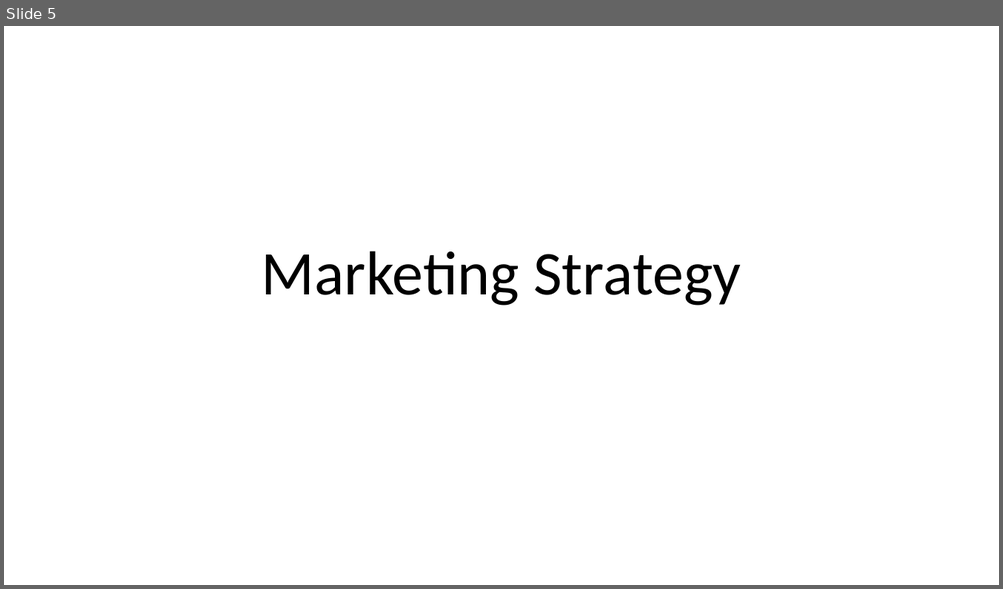
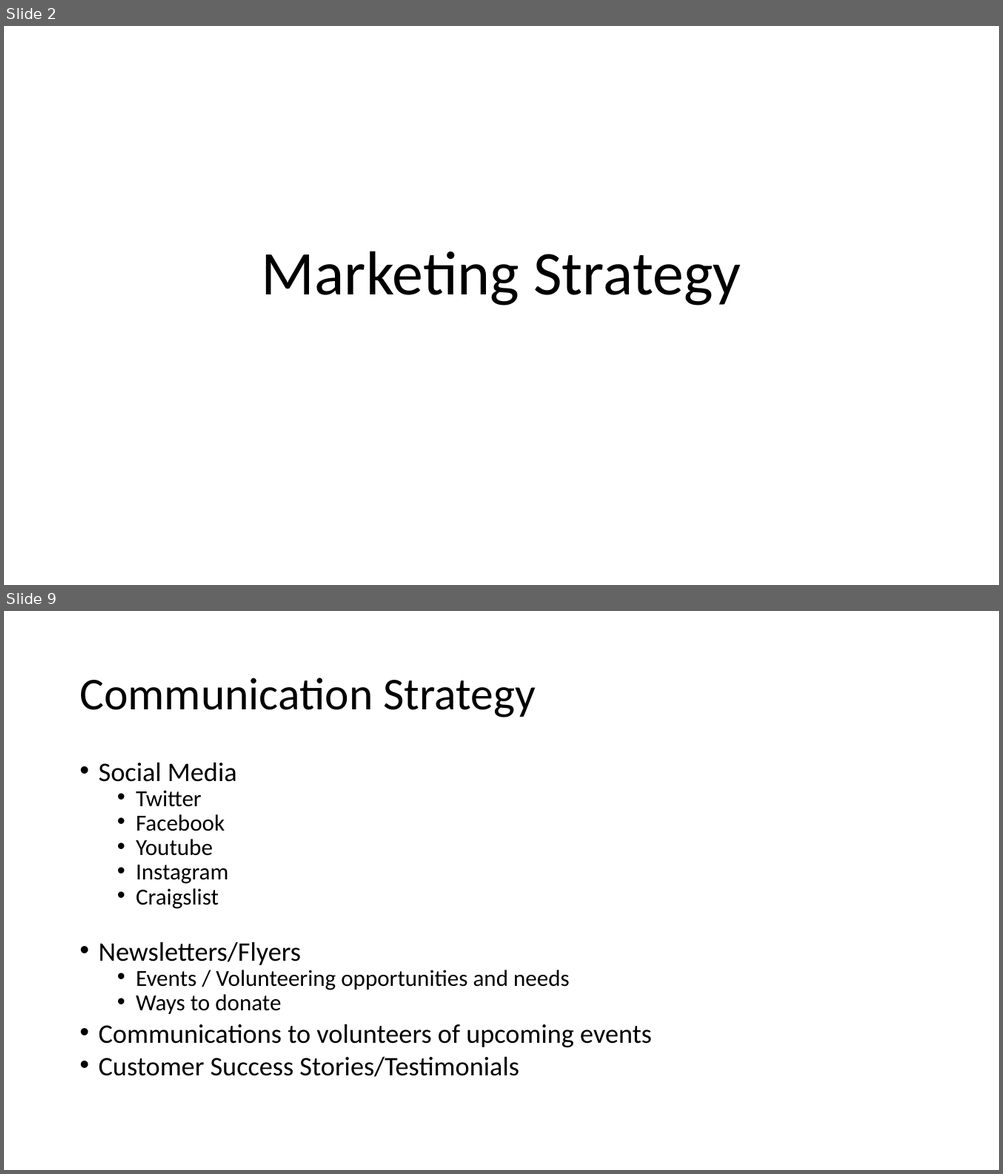
Before and after one commit to DellHelpAThon/RoundRockServingCenter_DigitalDreamers, a slide deck: RRASC Marketing Strategy Propossal.pptx. Shown one above the other, each under a label of ours: slide 5 before the commit, slides 2 and 9 after it; the slides between them are not shown. The pictures are 1003x589 and 1003x1174 pixels, drawn with LibreOffice and Linux fonts; fonts in the diff are those of the drawing. Boxes give left, top, right and bottom in pixels: in the first picture for what was removed or moved away, otherwise in the second. Text is boxed around its words. In the diff, an @@ line names an element or a change of style, - is before the commit and + after.

```diff
--- a/RRASC Marketing Strategy Propossal.pptx
+++ b/RRASC Marketing Strategy Propossal.pptx
@@ slide 9 added at (4, 611, 999, 1170), background #FFFFFF @@
@@ title added at (79, 678, 535, 718), 44 pt, text #000000 @@
+Communication Strategy
@@ text added at (99, 762, 652, 1077), 25.9 pt, text #000000 @@
+• Social Media
+  • Twitter
+  • Facebook
+  • Youtube
+  • Instagram
+  • Craigslist
+• Newsletters/Flyers
+  • Events / Volunteering opportunities and needs
+  • Ways to donate
+• Communications to volunteers of upcoming events
+• Customer Success Stories/Testimonials
@@ what was slide 5 is now slide 2 @@
```
Also in this commit, not shown: 7 slides changed, 5 other slides added, 2 slides removed.
